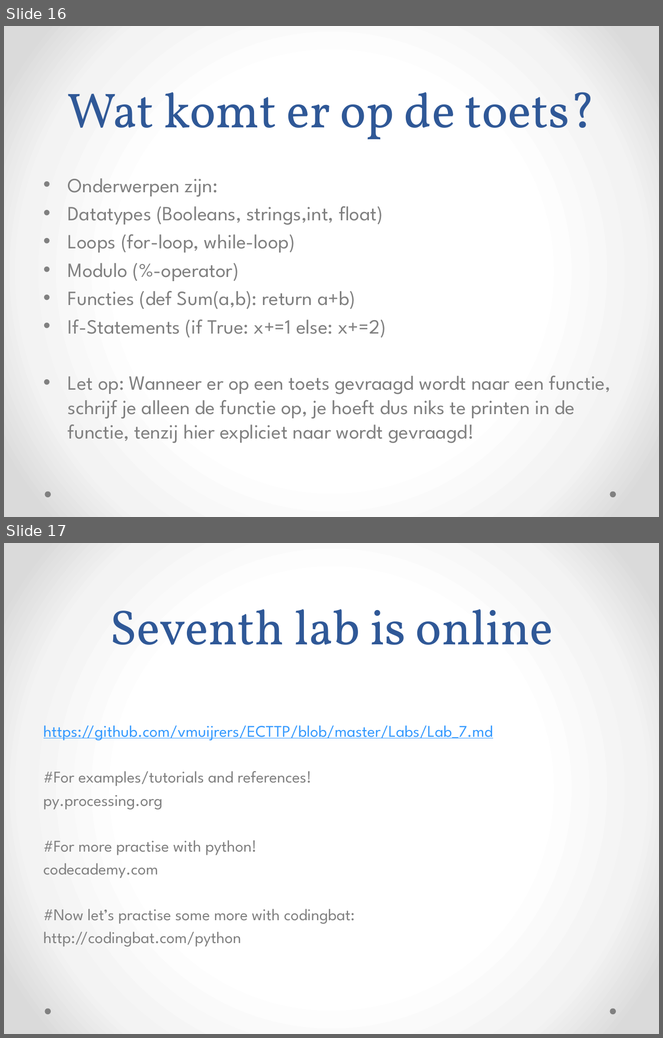
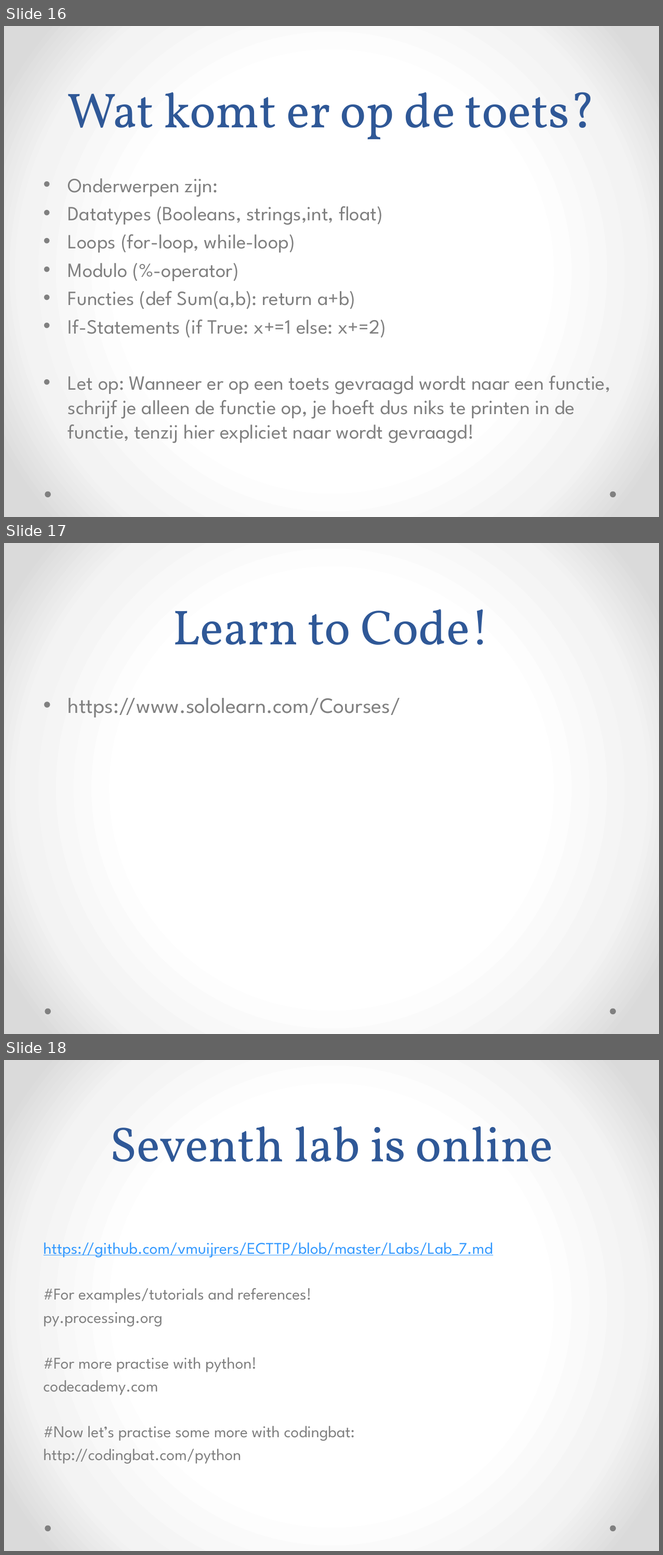
Before and after one commit to vmuijrers/EmpoweringCreativeThinkingThroughProgramming, a slide deck: Slides/ECTTP_Les_8.pptx. Shown one above the other, each under a label of ours: slides 16 and 17 before the commit, slides 16, 17 and 18 after it. The pictures are 663x1038 and 663x1555 pixels, drawn with LibreOffice and Linux fonts; fonts in the diff are those of the drawing. Boxes give left, top, right and bottom in pixels: in the first picture for what was removed or moved away, otherwise in the second. Text is boxed around its words. In the diff, an @@ line names an element or a change of style, - is before the commit and + after.

```diff
--- a/Slides/ECTTP_Les_8.pptx
+++ b/Slides/ECTTP_Les_8.pptx
@@ slide 17 added at (x1=4, y1=543, x2=659, y2=1034), background gradient #FFFFFF to #F4F4F4 to #DADADA; not listed: 2 template elements that a slide beside it also shows @@
@@ title added at (x1=173, y1=609, x2=490, y2=645), 54 pt, text #2F5897 @@
+Learn to Code!
@@ text added at (x1=68, y1=698, x2=401, y2=718), 24 pt, text #808080 @@
+• https://www.sololearn.com/Courses/
@@ what was slide 17 is now slide 18 @@
```
Also in this commit, not shown: 1 other file.
